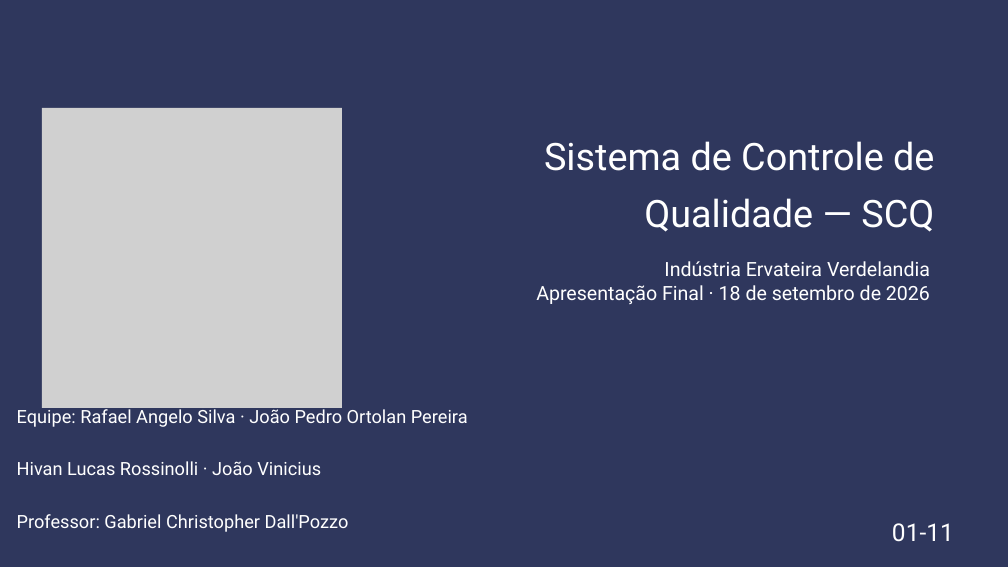
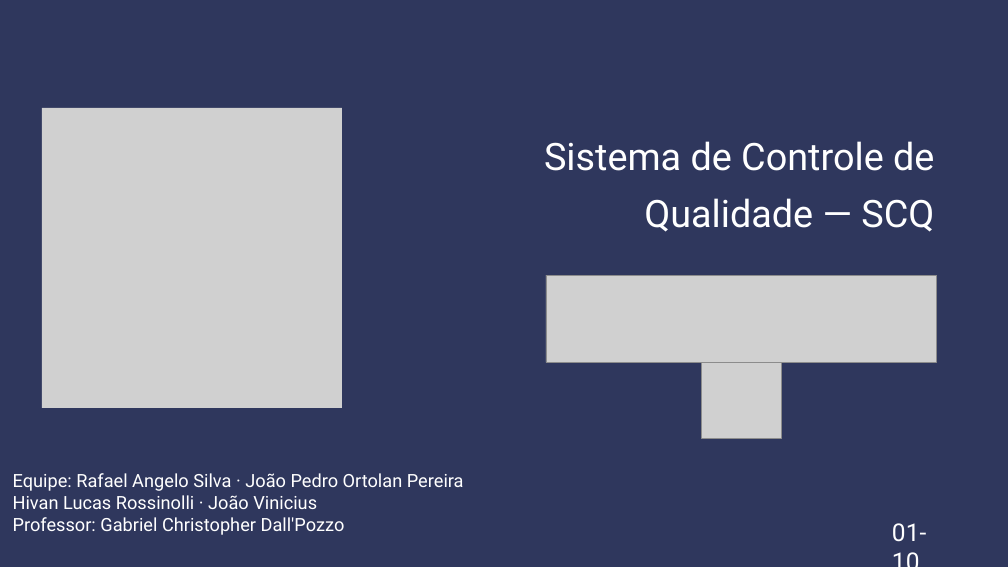
Before and after one commit to Jp-Ortolan/Sistema-controle-qualidade-verdelandia, a slide deck: slide 1 of docs/arquivos/Apresentacao_Final_SCQ_Verdelandia.pptx. Drawn at 1008x567 pixels with LibreOffice and Linux fonts; fonts in the diff are those of the drawing; grey boxes stand for pictures. Boxes give left, top, right and bottom in pixels: in the first picture for what was removed or moved away, otherwise in the second. Text is boxed around its words. In the diff, an @@ line names an element or a change of style, - is before the commit and + after.

```diff
--- a/docs/arquivos/Apresentacao_Final_SCQ_Verdelandia.pptx
+++ b/docs/arquivos/Apresentacao_Final_SCQ_Verdelandia.pptx
@@ text removed at (536,261,930,304) @@
-Indústria Ervateira Verdelandia
-Apresentação Final · 18 de setembro de 2026
@@ picture added at (546,275,936,362) @@
@@ picture added at (702,359,781,438) @@
@@ text "Equipe: Rafael Angelo Silva · ..." rewrapped from (17,407,468,532) to (13,473,464,535) @@
@@ text at (892,523,926,542): text changed @@
-01-11
+01-10
```
Also in this commit, not shown: 7 other slides changed, 2 slides added, 3 slides removed, 4 other files.
